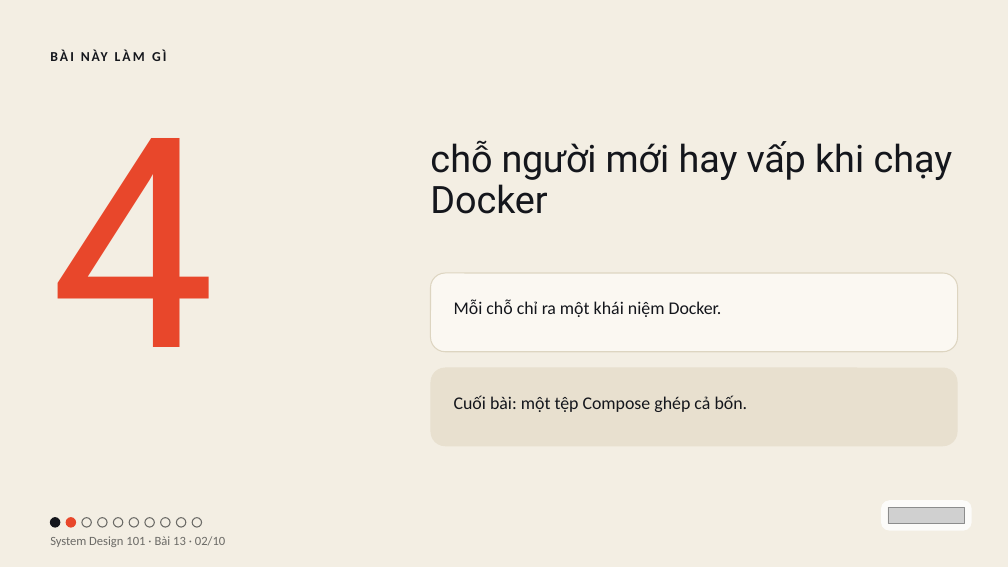
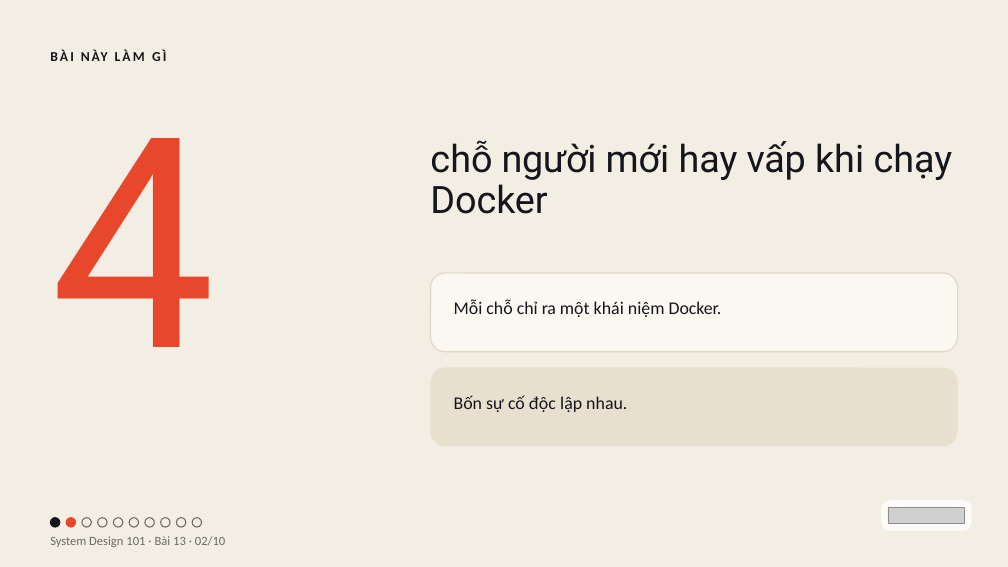
Before and after one commit to vohoailinh90/tool-marketing-studio, a slide deck: slide 2 of system-design-101/vi/lessons/sd-13-013/slides/sd-13-013.pptx. Drawn at 1008x567 pixels with LibreOffice and Linux fonts; fonts in the diff are those of the drawing; grey boxes stand for pictures. Boxes give left, top, right and bottom in pixels: in the first picture for what was removed or moved away, otherwise in the second. Text is boxed around its words. In the diff, an @@ line names an element or a change of style, - is before the commit and + after.

```diff
--- a/system-design-101/vi/lessons/sd-13-013/slides/sd-13-013.pptx
+++ b/system-design-101/vi/lessons/sd-13-013/slides/sd-13-013.pptx
@@ text at bbox=[454, 395, 627, 412]: text changed @@
-Cuối bài: một tệp Compose ghép cả bốn.
+Bốn sự cố độc lập nhau.
```
Also in this commit, not shown: 1 other file.
